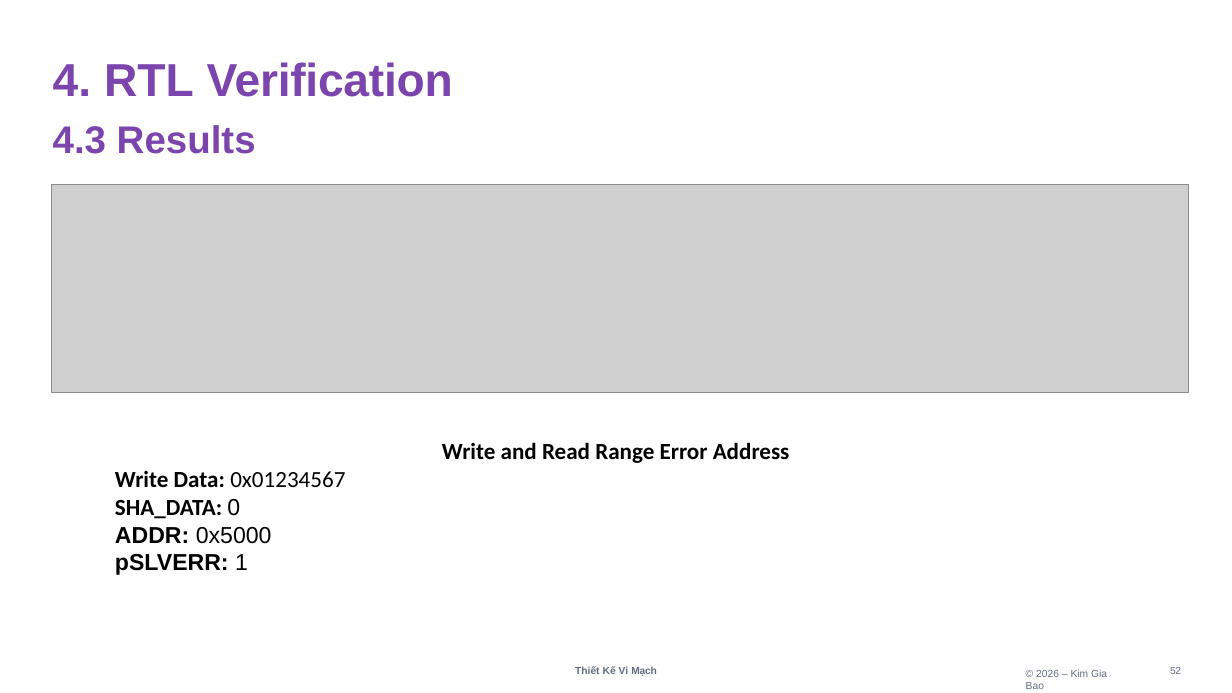
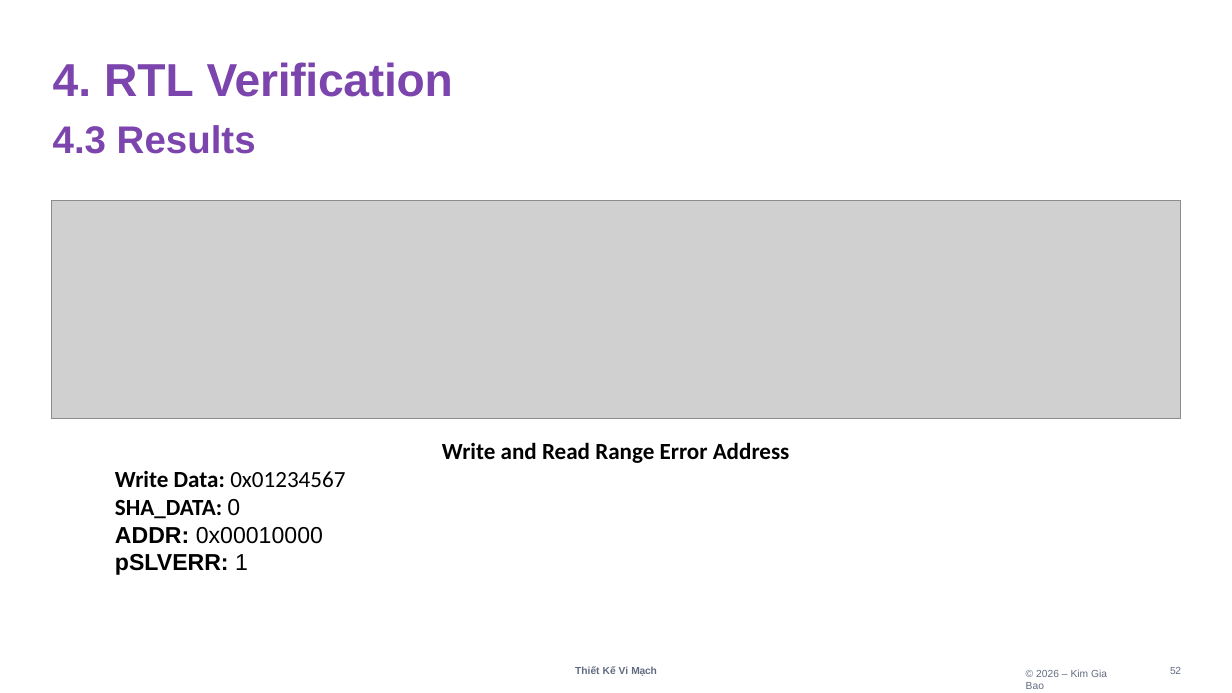
Before and after one commit to KimBao1912/APB_SHA256, a slide deck: slide 52 of Report/APB - SHA.pptx. Drawn at 1232x693 pixels with LibreOffice and Linux fonts; fonts in the diff are those of the drawing; grey boxes stand for pictures. Boxes give left, top, right and bottom in pixels: in the first picture for what was removed or moved away, otherwise in the second. Text is boxed around its words. In the diff, an @@ line names an element or a change of style, - is before the commit and + after.

```diff
--- a/Report/APB - SHA.pptx
+++ b/Report/APB - SHA.pptx
@@ picture: place and size @@
-picture at [52,185,1189,393]
+picture at [52,201,1181,419]
@@ text at [115,527,323,544]: text changed @@
-ADDR: 0x5000
+ADDR: 0x00010000
```
Also in this commit, not shown: 4 other slides changed.
